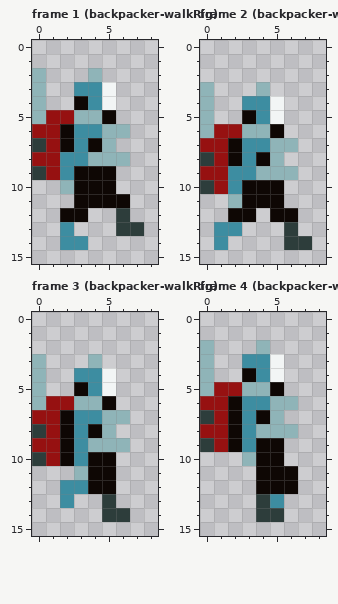
Two versions of one pixel-art file, assets/atlas/backpacker.aseprite. Above: the version before the commit.
9x16 pixels, 41 frames. Shown: frame 1 (backpacker-walkRig), frame 2 (backpacker-walkRig), frame 3 (backpacker-walkRig), frame 4 (backpacker-walkRig). The commit also changed other frames, which this record leaves out.
New version:
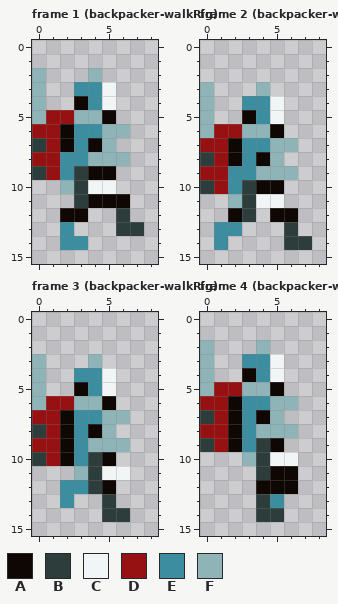
Palette (. is transparent): A #0e0704  B #2d3d3b  C #f2f5f5  D #961111  E #3d8da1  F #8fb4b8
Log entry: [Backpacker] add mighty sword
Difference:
layer "Layer 2" added
Frame 1 (backpacker-walkRig), layer "Layer 2":
y 9: x 3 A -> B
y 10: x 3..5 AAA -> BCC
y 11: x 3 A -> B
Frame 2 (backpacker-walkRig), layer "Layer 2":
y 10: x 3 A -> B
y 11: x 3..5 AAA -> BCC
y 12: x 3 A -> B
Frame 3 (backpacker-walkRig), layer "Layer 2":
y 10: x 4 A -> B
y 11: x 4..6 AA. -> BCC
y 12: x 4 A -> B
Frame 4 (backpacker-walkRig), layer "Layer 2":
y 9: x 4 A -> B
y 10: x 4..6 AA. -> BCC
y 11: x 4 A -> B
